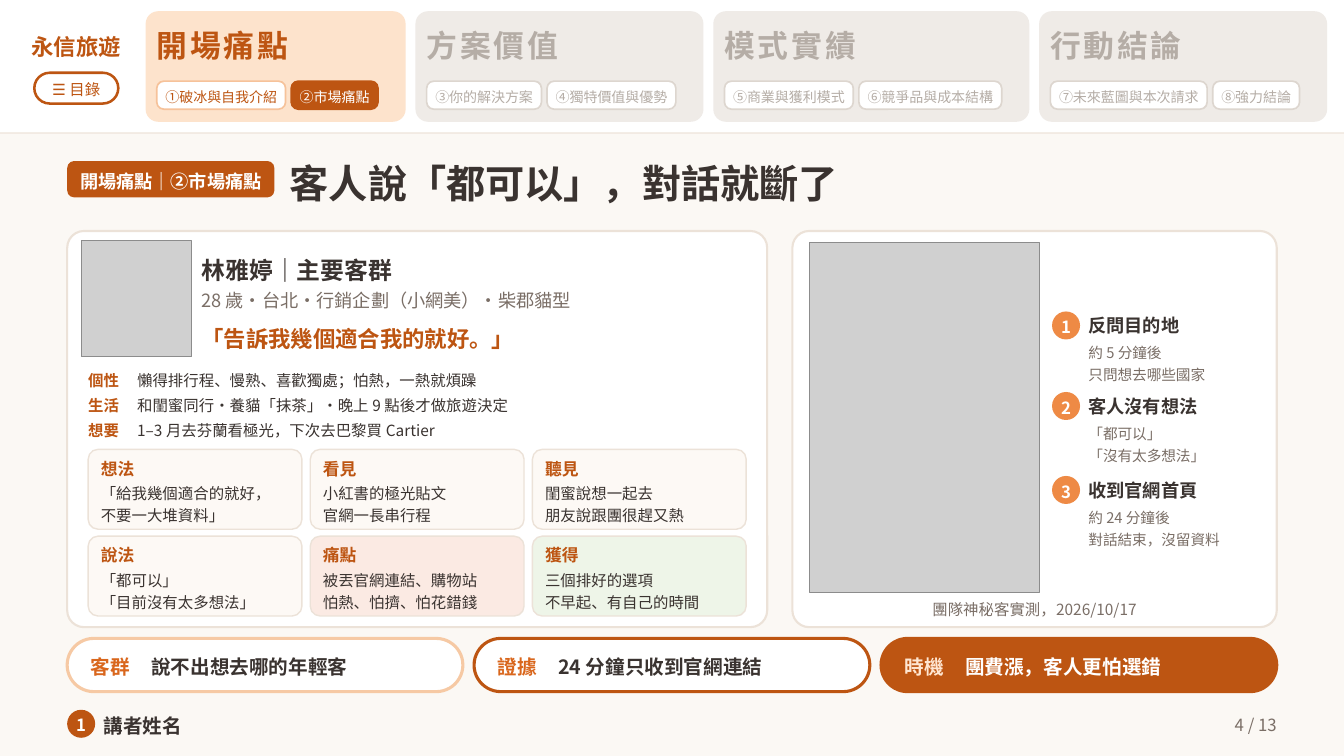
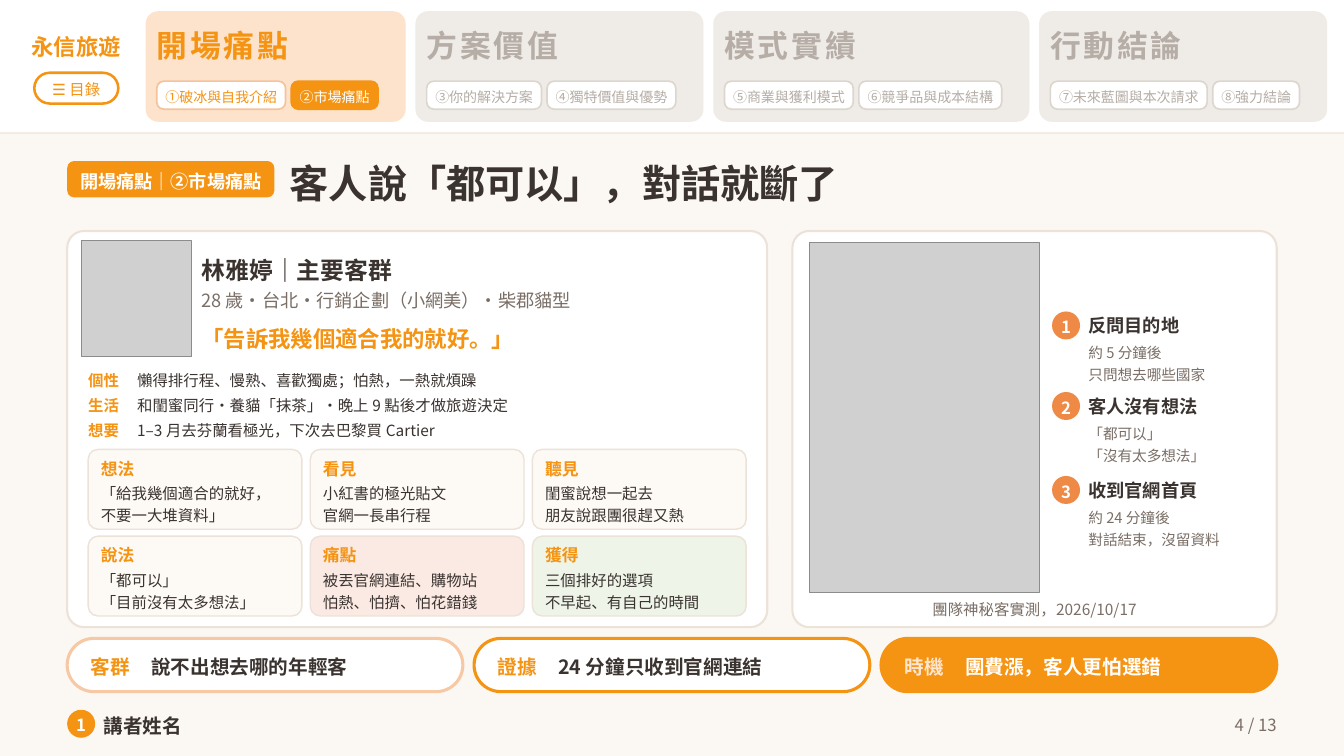
Before and after one commit to KY0126/FJUIEC, a slide deck: slide 4 of proposal/deck/永信旅遊_提案簡報.pptx. Drawn at 1344x756 pixels with LibreOffice and Linux fonts; fonts in the diff are those of the drawing; grey boxes stand for pictures. Boxes give left, top, right and bottom in pixels: in the first picture for what was removed or moved away, otherwise in the second. Text is boxed around its words. In the diff, an @@ line names an element or a change of style, - is before the commit and + after.

```diff
--- a/proposal/deck/永信旅遊_提案簡報.pptx
+++ b/proposal/deck/永信旅遊_提案簡報.pptx
@@ rounded rectangle at [34,73,118,104]: outline #BD5512 1.8 pt to #F59312 1.8 pt @@
@@ rounded rectangle at [291,82,378,110]: fill #BD5512 to #F59312; outline #BD5512 1.2 pt to #F59312 1.2 pt @@
@@ rounded rectangle at [68,161,275,198]: fill #BD5512 to #F59312 @@
@@ text colour #BD5512 to #F59312 in 14 elements at [32,36,121,57], [69,82,100,97], [157,30,288,60], [165,90,277,104], [202,328,514,349], [88,373,119,388], [88,398,119,413], [88,421,119,441], [101,460,135,476], [323,461,357,477], [545,458,579,480], [101,546,135,563], [323,544,357,566], [545,544,579,566] @@
@@ text "客群" at [91,657,130,676]: text colour #D9661C to #F59312 @@
@@ rounded rectangle at [474,638,870,692]: outline #BD5512 2.2 pt to #F59312 2.2 pt @@
@@ text "證據" at [498,654,537,680]: text colour #D9661C to #F59312 @@
@@ rounded rectangle at [881,638,1277,692]: fill #BD5512 to #F59312; outline #BD5512 2.2 pt to #F59312 2.2 pt @@
@@ ellipse at [68,710,96,738]: fill #BD5512 to #F59312 @@
```
Also in this commit, not shown: 11 other slides changed, 6 other files.
